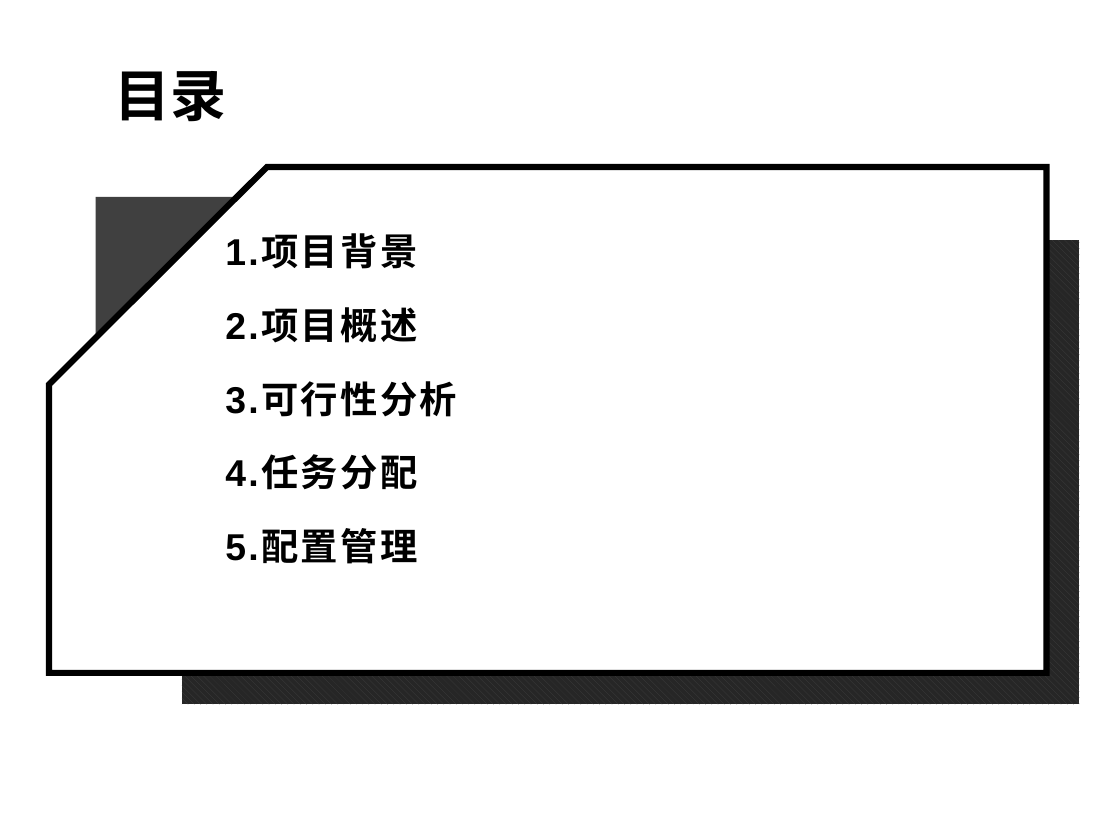
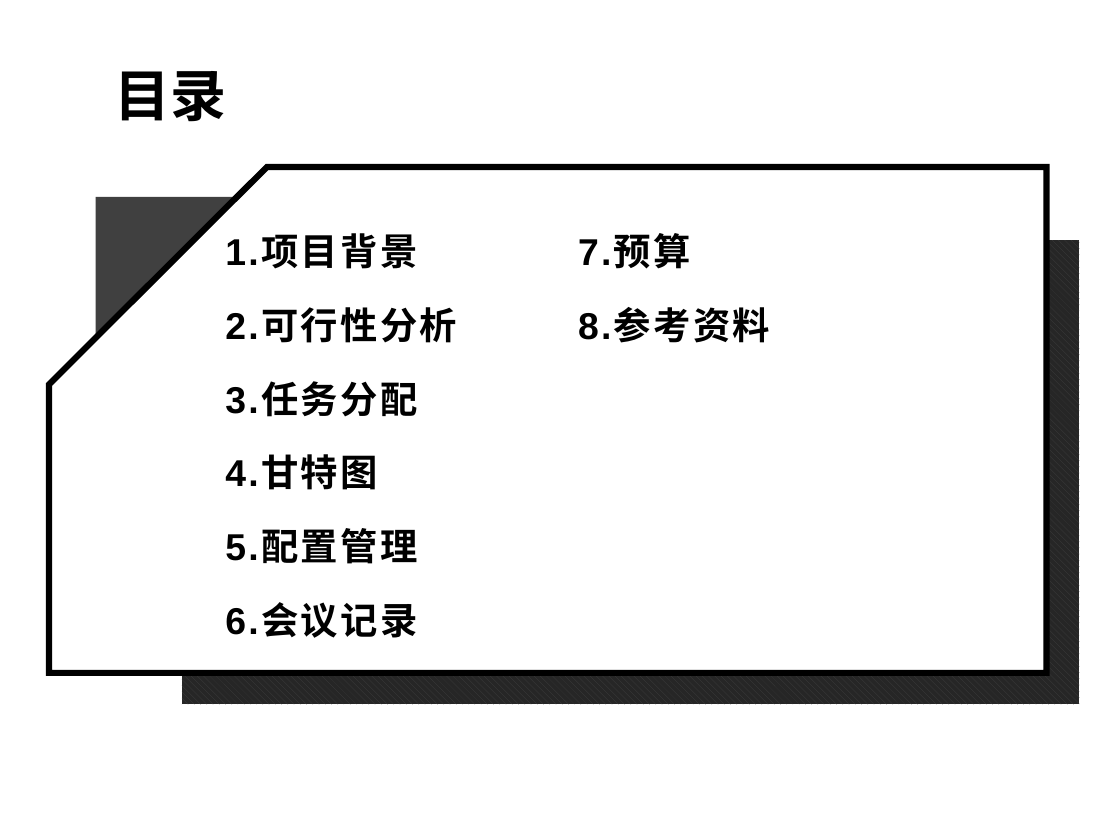
Before and after one commit to ConstanTWT/SE2020-G01, a slide deck: slide 3 of 项目计划书/G01小组项目计划PPT0.1.pptx. Drawn at 1120x840 pixels with LibreOffice and Linux fonts; fonts in the diff are those of the drawing; background and template pictures are left out. Boxes give left, top, right and bottom in pixels: in the first picture for what was removed or moved away, otherwise in the second. Text is boxed around its words. In the diff, an @@ line names an element or a change of style, - is before the commit and + after.

```diff
--- a/项目计划书/G01小组项目计划PPT0.1.pptx
+++ b/项目计划书/G01小组项目计划PPT0.1.pptx
@@ text added at (578,236,770,343), 24 pt, text #000000, bold @@
+7.预算
+8.参考资料
@@ text at (225,310,457,490): text changed @@
-2.项目概述
-3.可行性分析
-4.任务分配
+2.可行性分析
+3.任务分配
+4.甘特图
@@ text at (225,605,417,638): paragraph added @@
+6.会议记录
```
Also in this commit, not shown: 5 other slides changed, 5 slides added, 4 slides removed, 2 other files.
